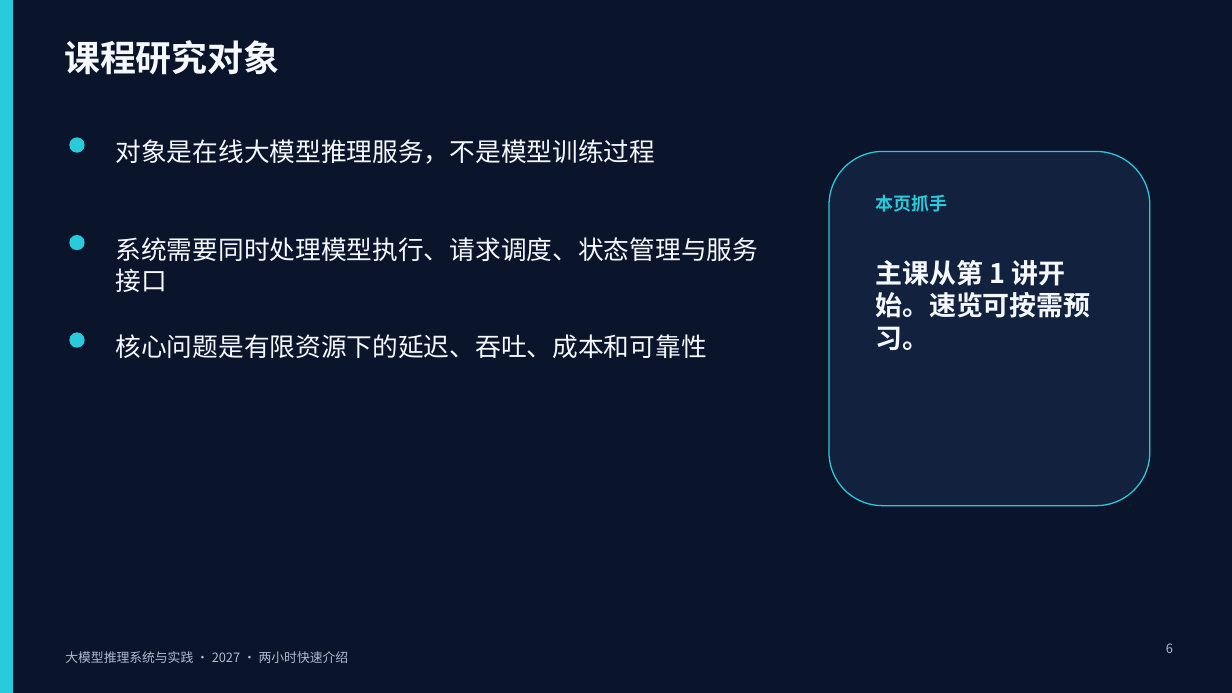
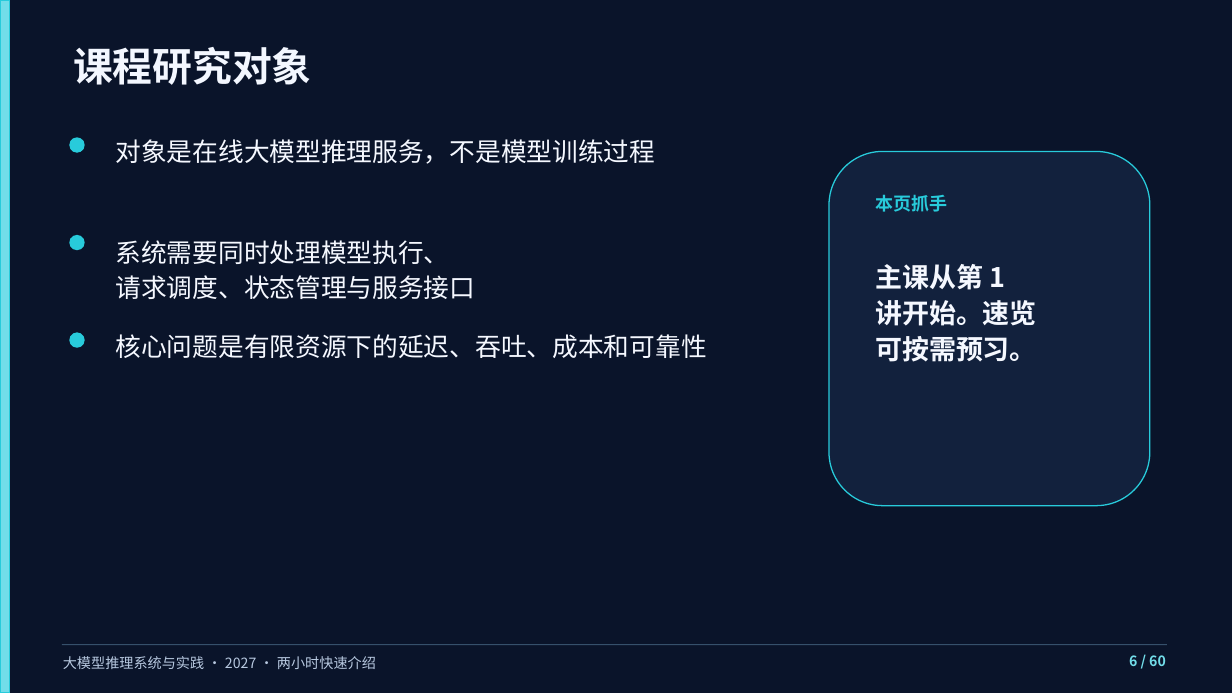
Before and after one commit to vLLM-HUST/intro-to-llm-inference-engines, a slide deck: slide 6 of build/slides/2027/course-overview/LLM推理系统_两小时快速介绍.pptx. Drawn at 1232x693 pixels with LibreOffice and Linux fonts; fonts in the diff are those of the drawing. Boxes give left, top, right and bottom in pixels: in the first picture for what was removed or moved away, otherwise in the second. Text is boxed around its words. In the diff, an @@ line names an element or a change of style, - is before the commit and + after.

Commit message:
Refine the projection layout across all ten course decks

```diff
--- a/build/slides/2027/course-overview/LLM推理系统_两小时快速介绍.pptx
+++ b/build/slides/2027/course-overview/LLM推理系统_两小时快速介绍.pptx
@@ rectangle resized from (x1=0, y1=0, x2=13, y2=693) to (x1=0, y1=0, x2=9, y2=693) @@
@@ rectangle at (x1=0, y1=0, x2=9, y2=693): fill #28CBDB to #72DDE9 @@
@@ text "课程研究对象" moved from (x1=64, y1=40, x2=279, y2=75) to (x1=73, y1=47, x2=312, y2=85) @@
@@ text "课程研究对象" at (x1=73, y1=47, x2=312, y2=85): size 28 to 31 pt, text colour #F5F8FF to #F3F7FF @@
@@ text at (x1=115, y1=240, x2=475, y2=299): text changed @@
-系统需要同时处理模型执行、请求调度、状态管理与服务接口
+系统需要同时处理模型执行、
+请求调度、状态管理与服务接口
@@ text at (x1=875, y1=264, x2=1037, y2=362): text changed @@
-主课从第 1 讲开始。速览可按需预习。
+主课从第 1
+讲开始。速览
+可按需预习。
@@ rectangle added at (x1=62, y1=644, x2=1167, y2=645), fill #36506B @@
@@ text "大模型推理系统与实践 · 2027 · 两小时快速介绍" at (x1=63, y1=656, x2=376, y2=669): size 10 to 11 pt, text colour #AEBCD3 to #B8C9E0; line spacing 1 to 1.1 @@
@@ rectangle removed at (x1=1119, y1=637, x2=1183, y2=670) @@
@@ text at (x1=1129, y1=655, x2=1166, y2=666): text changed; size 10 to 11 pt; text colour #AEBCD3 to #72DDE9; bold on @@
-6
+6 / 60
```
Also in this commit, not shown: 59 other slides changed, 9 other files.
